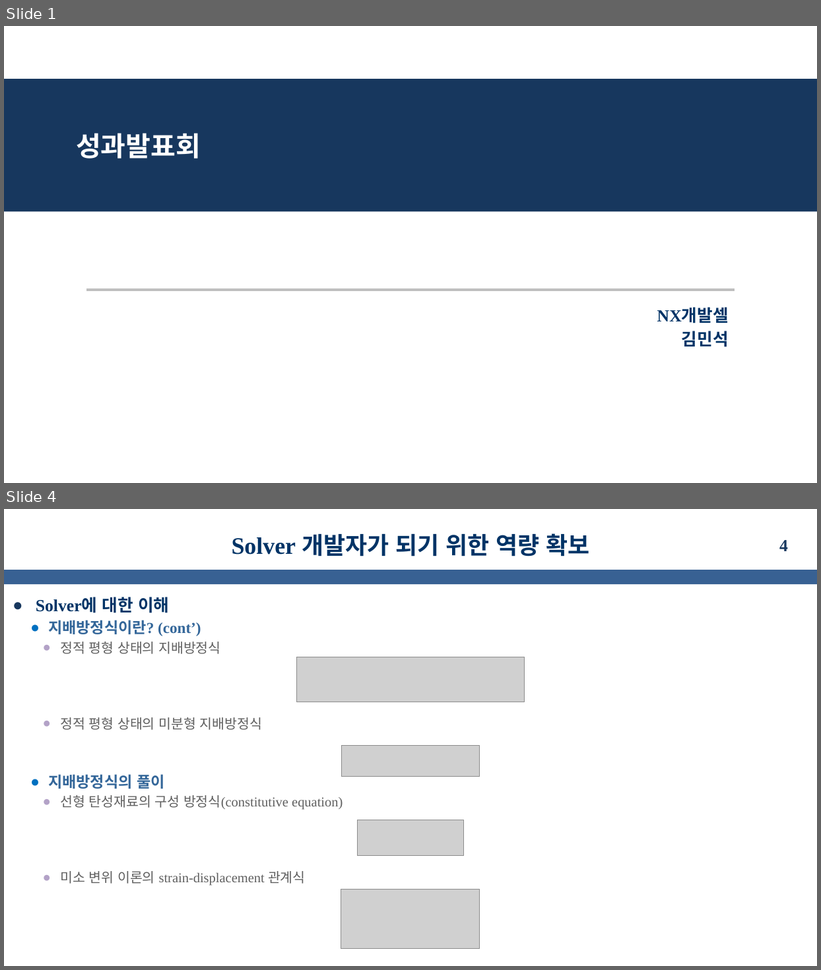
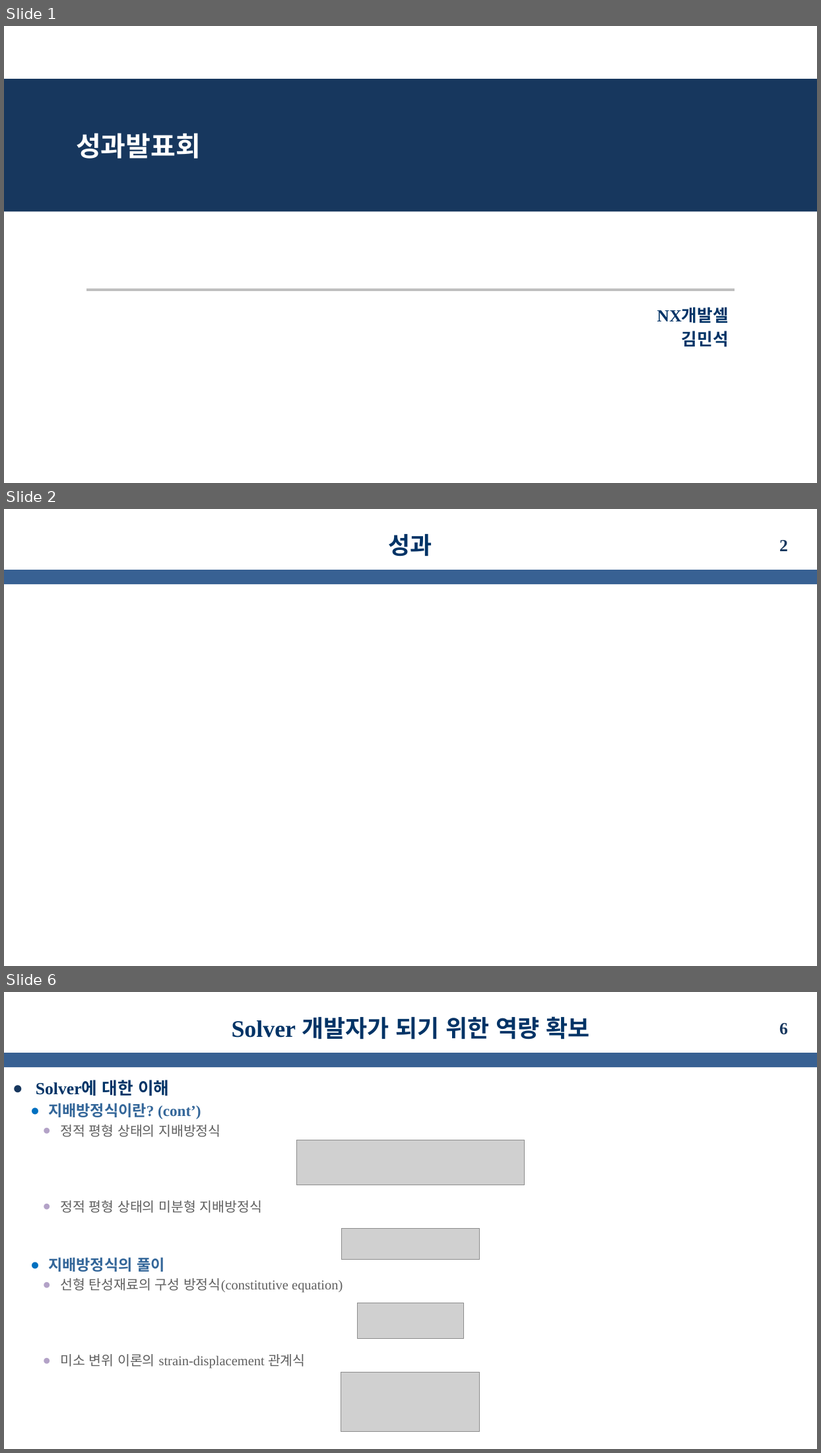
Before and after one commit to kms0523/Study, a slide deck: 발표자료/성과발표(중간).pptx. Shown one above the other, each under a label of ours: slides 1 and 4 before the commit, slides 1, 2 and 6 after it; the slides between them are not shown. The pictures are 821x970 and 821x1453 pixels, drawn with LibreOffice and Linux fonts; fonts in the diff are those of the drawing; grey boxes stand for pictures; background and template pictures are left out. Boxes give left, top, right and bottom in pixels: in the first picture for what was removed or moved away, otherwise in the second. Text is boxed around its words. In the diff, an @@ line names an element or a change of style, - is before the commit and + after.

```diff
--- a/발표자료/성과발표(중간).pptx
+++ b/발표자료/성과발표(중간).pptx
@@ slide 2 added at (4, 509, 817, 966), background #FFFFFF; not listed: 1 template element that a slide beside it also shows @@
@@ title added at (389, 534, 432, 557), 28 pt, text #003366, bold @@
+성과
@@ page number added at (780, 540, 788, 551), 20 pt, text #17375E, bold @@
+2
@@ what was slide 4 is now slide 6 @@
@@ page number at (780, 1023, 788, 1035): text changed @@
-4
+6
```
Also in this commit, not shown: 5 slides changed, 6 other slides added, 2 slides removed, 8 other files.
